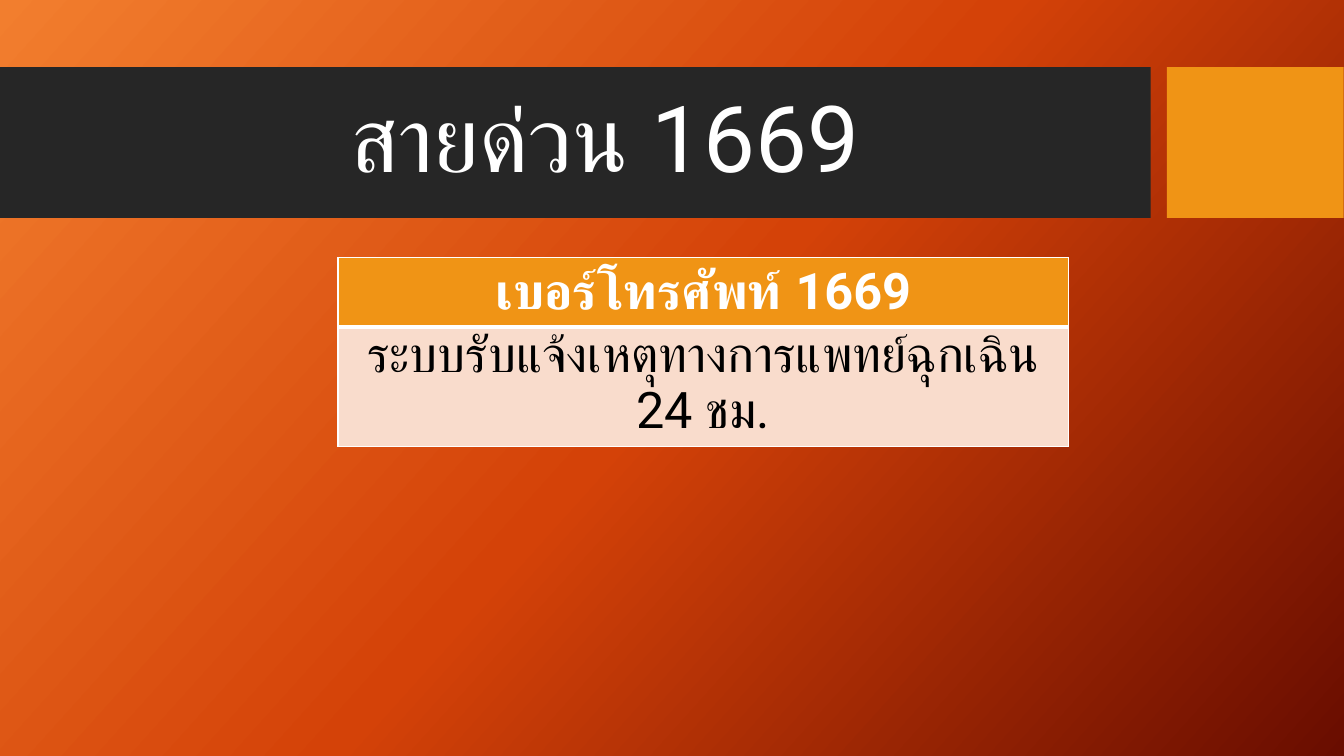
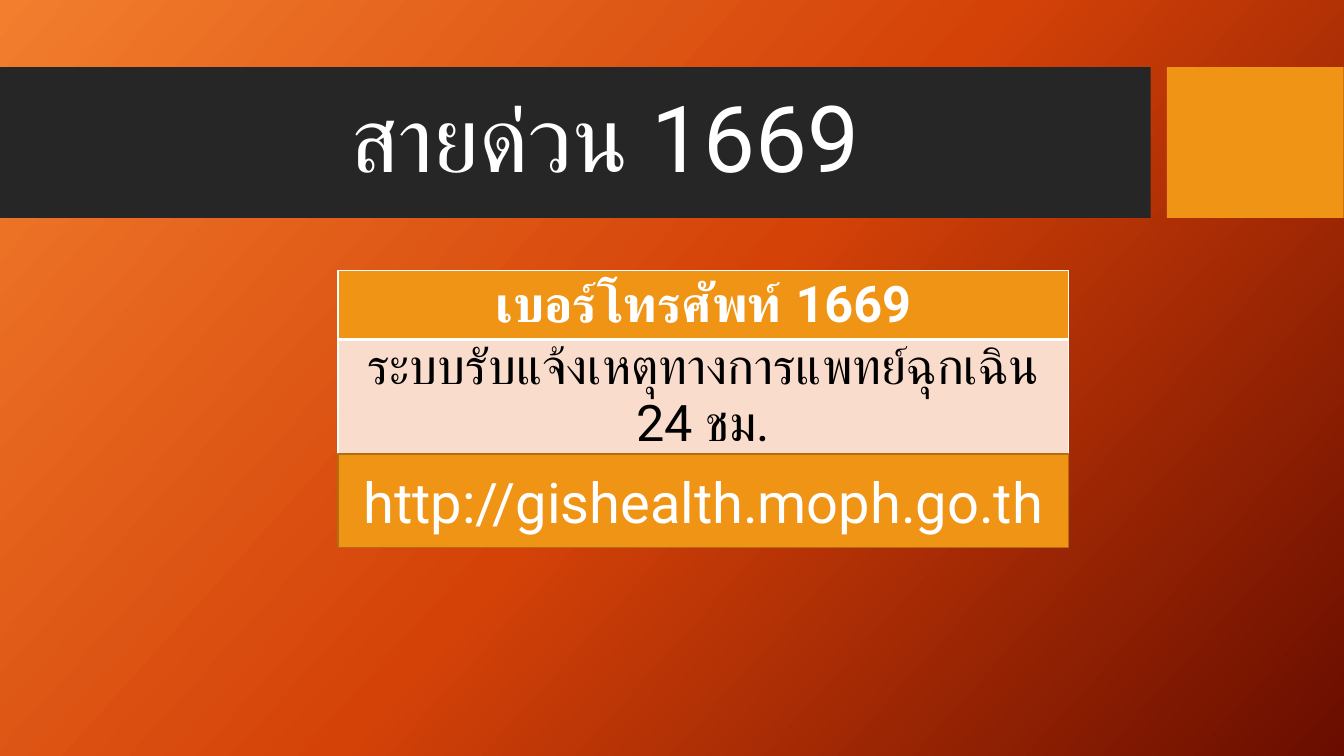
Before and after one commit to joblackpoc/Jobs_SSJ, a slide deck: slide 5 of gishealth.pptx. Drawn at 1344x756 pixels with LibreOffice and Linux fonts; fonts in the diff are those of the drawing; background and template pictures are left out. Boxes give left, top, right and bottom in pixels: in the first picture for what was removed or moved away, otherwise in the second. Text is boxed around its words. In the diff, an @@ line names an element or a change of style, - is before the commit and + after.

```diff
--- a/gishealth.pptx
+++ b/gishealth.pptx
@@ table: place and size @@
-table at [338, 258, 1069, 433]
+table at [338, 270, 1069, 459]
@@ rectangle added at [338, 455, 1069, 548], fill #F09415, outline #B26D10 1 pt, 40 pt, text #FFFFFF @@
+http://gishealth.moph.go.th
```
Also in this commit, not shown: 2 other slides changed, 1 other file.
